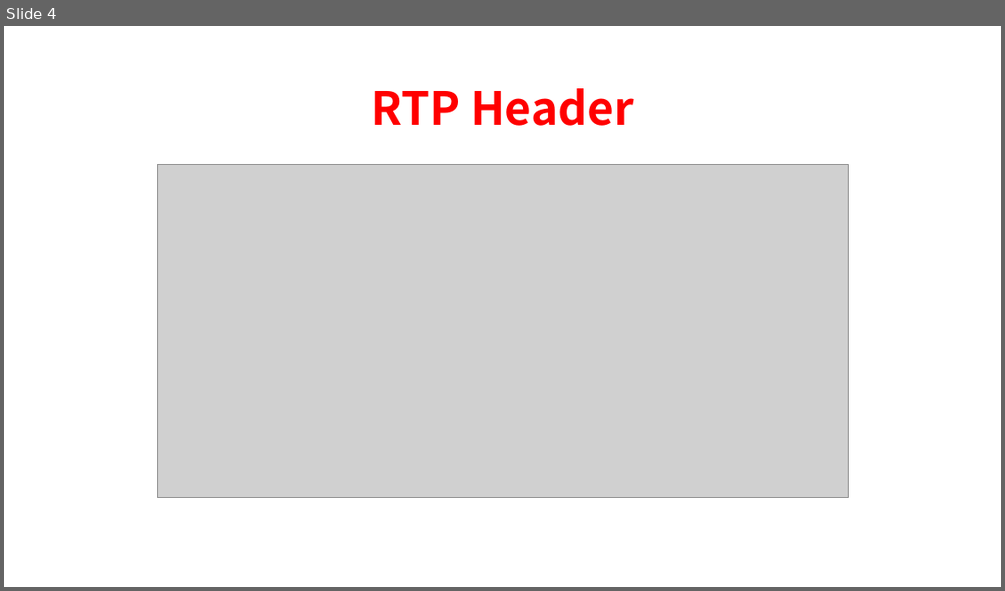
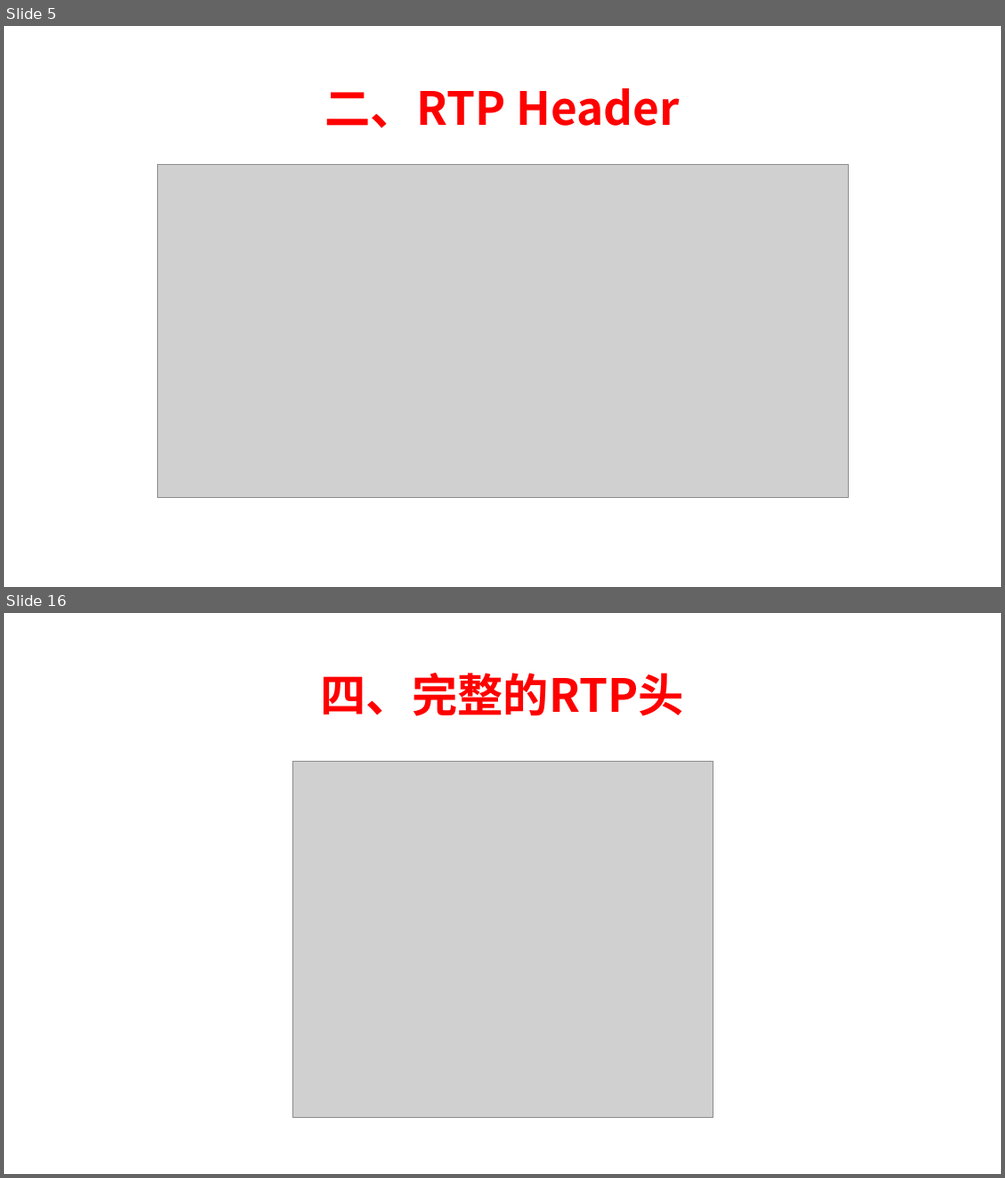
Before and after one commit to chensongpoixs/crtc_doc, a slide deck: WebRTC服务质量(Qos)/2、RTP协议.pptx. Shown one above the other, each under a label of ours: slide 4 before the commit, slides 5 and 16 after it; the slides between them are not shown. The pictures are 1005x591 and 1005x1178 pixels, drawn with LibreOffice and Linux fonts; fonts in the diff are those of the drawing; grey boxes stand for pictures. Boxes give left, top, right and bottom in pixels: in the first picture for what was removed or moved away, otherwise in the second. Text is boxed around its words. In the diff, an @@ line names an element or a change of style, - is before the commit and + after.

```diff
--- a/WebRTC服务质量(Qos)/2、RTP协议.pptx
+++ b/WebRTC服务质量(Qos)/2、RTP协议.pptx
@@ slide 16 added at box(4, 613, 1001, 1174), background #FFFFFF @@
@@ title added at box(321, 673, 685, 716), 44 pt, text #FF0000, bold @@
+四、完整的RTP头
@@ picture added at box(292, 761, 713, 1117) @@
@@ what was slide 4 is now slide 5 @@
@@ slide 5 changed as well @@
@@ title at box(325, 88, 680, 128): text changed @@
-RTP Header
+二、RTP Header
```
Also in this commit, not shown: 2 other slides changed, 11 other slides added, 2 other files.
